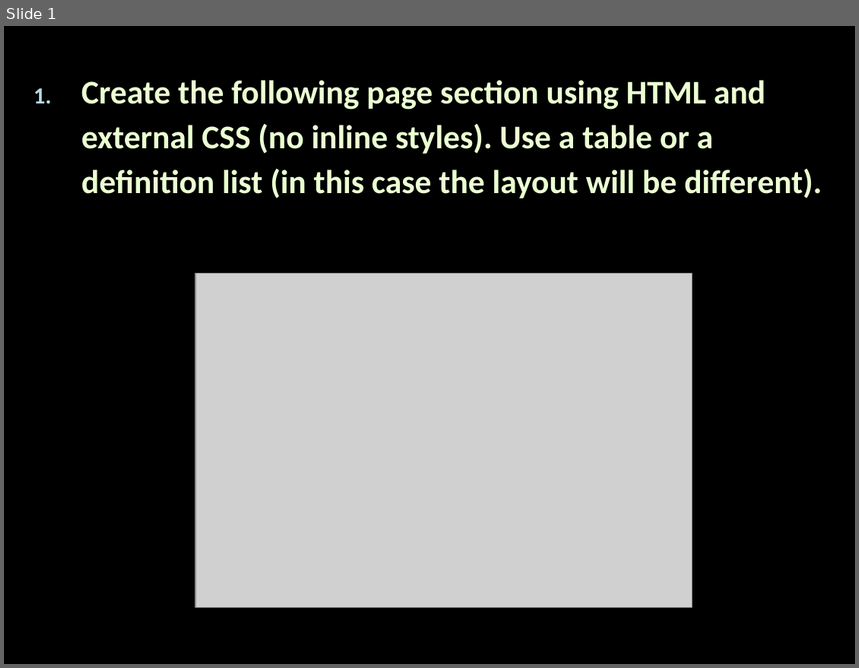
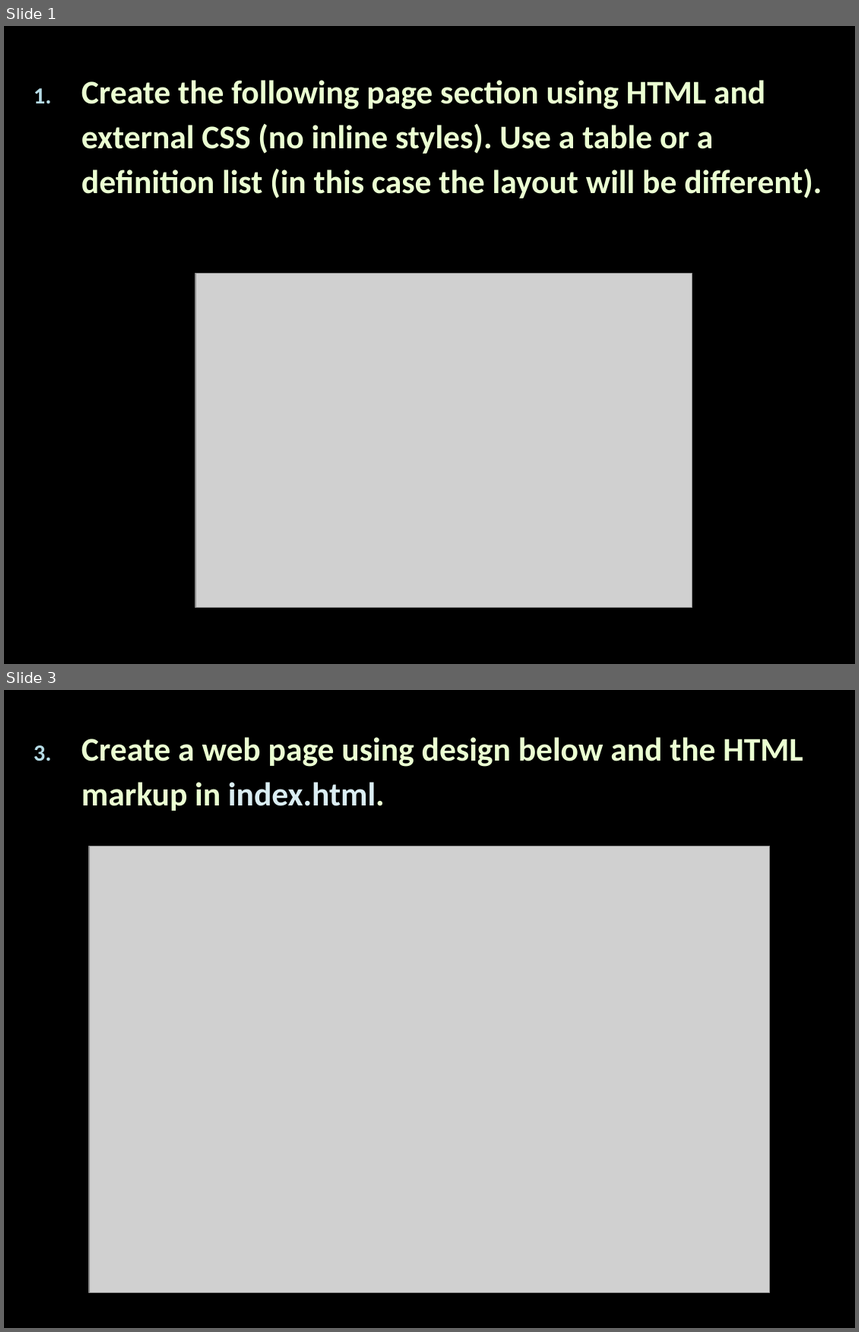
Before and after one commit to Termininja/TelerikAcademy, a slide deck: Web Design/CSS/1. Fundamentals/Fundamentals.pptx. Shown one above the other, each under a label of ours: slide 1 before the commit, slides 1 and 3 after it; the slides between them are not shown. The pictures are 859x668 and 859x1332 pixels, drawn with LibreOffice and Linux fonts; fonts in the diff are those of the drawing; grey boxes stand for pictures. Boxes give left, top, right and bottom in pixels: in the first picture for what was removed or moved away, otherwise in the second. Text is boxed around its words. In the diff, an @@ line names an element or a change of style, - is before the commit and + after.

```diff
--- a/Web Design/CSS/1. Fundamentals/Fundamentals.pptx
+++ b/Web Design/CSS/1. Fundamentals/Fundamentals.pptx
@@ slide 3 added at (x1=4, y1=690, x2=855, y2=1328), background #000000 @@
@@ text added at (x1=82, y1=737, x2=803, y2=811), 28 pt, text #EBFFD2, bold @@
+3. Create a web page using design below and the HTML markup in index.html.
@@ picture added at (x1=89, y1=846, x2=770, y2=1293) @@
```
Also in this commit, not shown: 1 slide changed, 1 slide removed, 33 other files.
